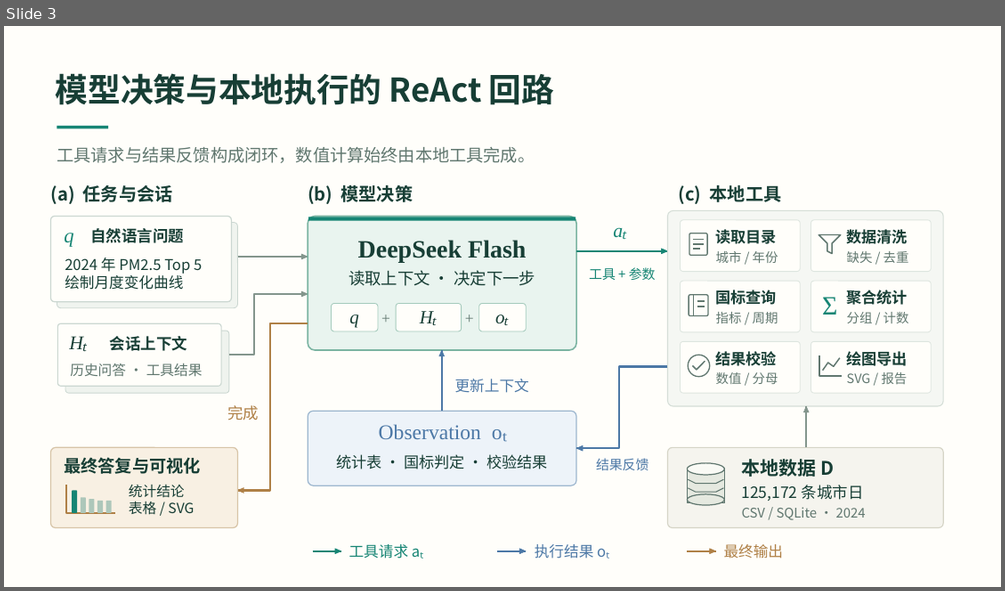
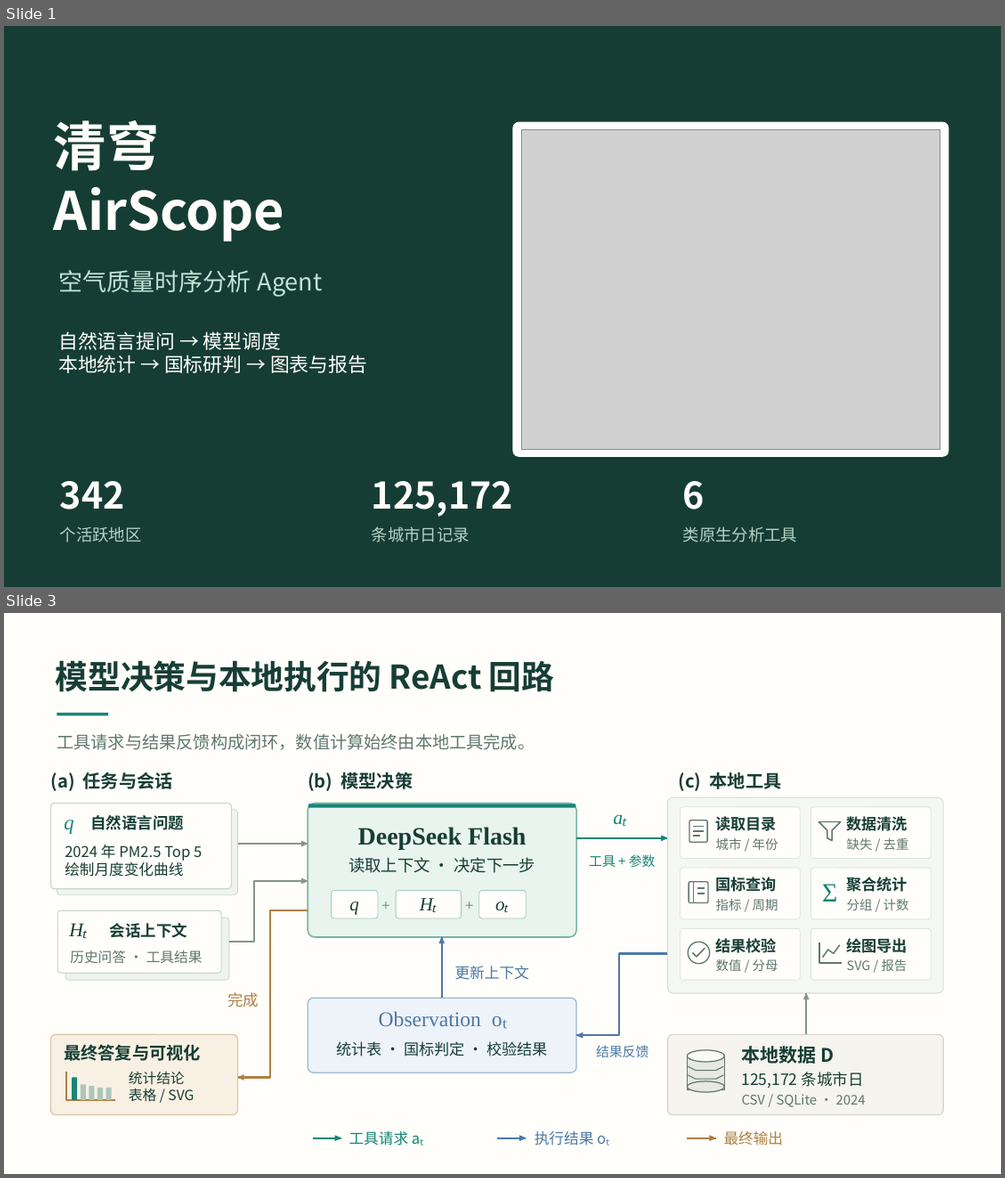
Before and after one commit to liujiting123/AirScope, a slide deck: docs/参赛答辩.pptx. Shown one above the other, each under a label of ours: slide 3 before the commit, slides 1 and 3 after it; the slides between them are not shown. The pictures are 1005x591 and 1005x1178 pixels, drawn with LibreOffice and Linux fonts; fonts in the diff are those of the drawing; grey boxes stand for pictures. Boxes give left, top, right and bottom in pixels: in the first picture for what was removed or moved away, otherwise in the second. Text is boxed around its words. In the diff, an @@ line names an element or a change of style, - is before the commit and + after.

```diff
--- a/docs/参赛答辩.pptx
+++ b/docs/参赛答辩.pptx
@@ slide 1 added at [4,26,1001,587], background #153D34 @@
@@ text added at [54,120,284,241], 51 pt, text #FFFEFA, bold @@
+清穹
+AirScope
@@ rounded rectangle added at [512,122,948,457], fill #FFFEFA @@
@@ picture added at [521,130,939,450] @@
@@ text added at [58,270,323,297], 23.2 pt, text #C1E4D6 @@
+空气质量时序分析 Agent
@@ text added at [58,331,367,373], 18.8 pt, text #FFFEFA @@
+自然语言提问 → 模型调度
+本地统计 → 国标研判 → 图表与报告
@@ text added at [60,481,125,509], 35.2 pt, text #FFFEFA, bold @@
+342
@@ text added at [372,481,513,516], 35.2 pt, text #FFFEFA, bold @@
+125,172
@@ text added at [683,481,704,509], 35.2 pt, text #FFFEFA, bold @@
+6
@@ text added at [60,526,142,542], 15.8 pt, text #B5D3C4 @@
+个活跃地区
@@ text added at [372,526,469,542], 15.8 pt, text #B5D3C4 @@
+条城市日记录
@@ text added at [683,526,797,542], 15.8 pt, text #B5D3C4 @@
+类原生分析工具
```
Also in this commit, not shown: 9 other slides added, 7 slides removed, 3 other files.
